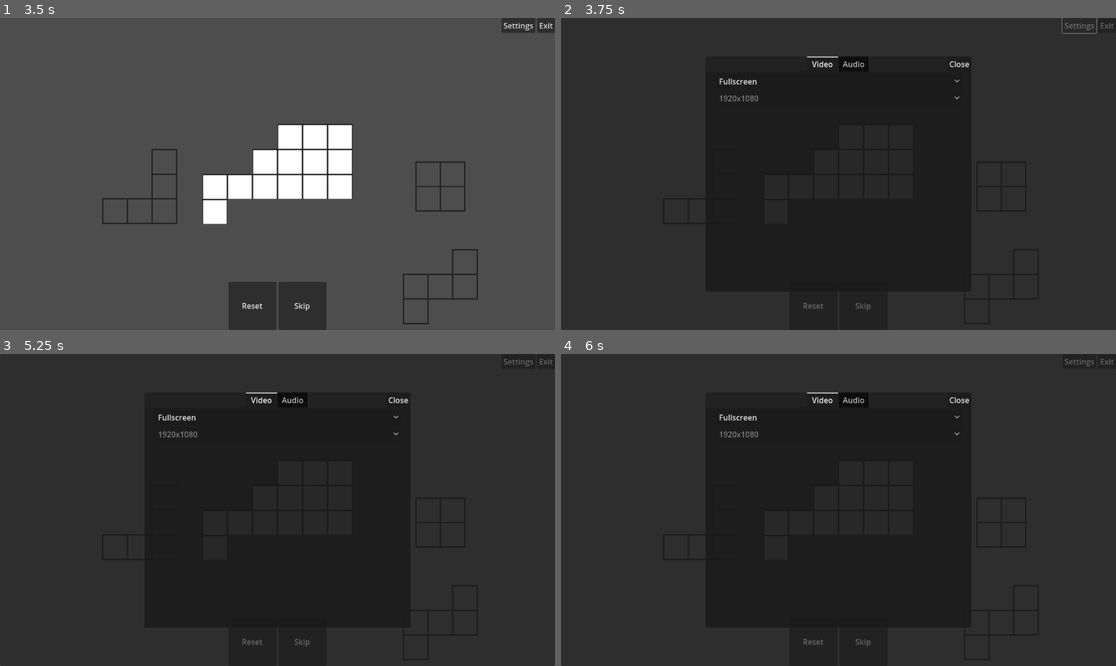
Above: before the commit, frames 1-4 (two rows, left to right).
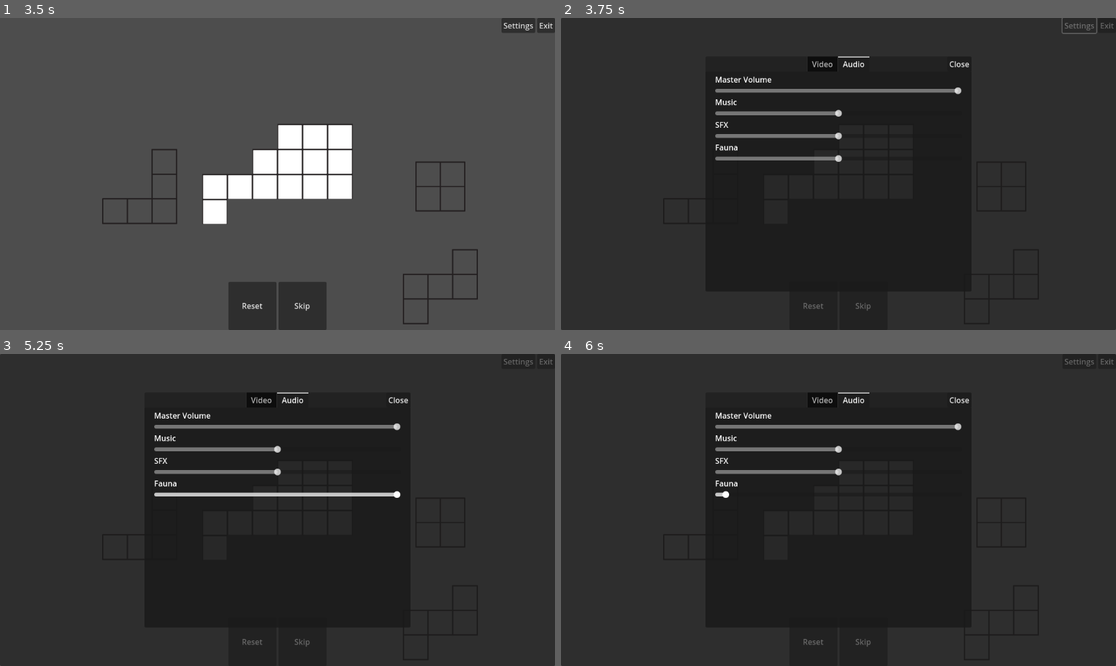
Above: after the commit, the same moments.

Repository: Saplings-Projects/Birthday-2024
Game: Godot game, scene res://MainScenes/main_menu.tscn
Same seed, same stepped clock (60 frames per second), same inputs: the game is played once before the commit and once after it.
Inputs (mouse positions are in pixels of both pictures, inside the frame that each line leads up to):
- Up to frame 1 (3.5 s): click "Play" at 0.5 s; click "Skip" at 1.25 s; click "Skip" at 2 s; click "Skip" at 2.75 s
- Up to frame 2 (3.75 s): click "Settings" at 3.5 s
- Up to frame 3 (5.25 s): click "Reset" at 4.25 s; move the mouse to (399, 494) at 5.02 s; press the mouse at (399, 494) at 5.03 s
- Up to frame 4 (6 s): tap Enter at 5.75 s; move the mouse to (727, 525) at 5.77 s; release the mouse at (727, 525) at 5.78 s; tap A (RotateAnticlockwise) at 5.85 s

Frame 1 is identical in both runs. In frame 2, 2.0% of the frame differs, in the area x 27-73%, y 12-47%; in frame 3, 2.3%; in frame 4, 1.8%.

Commit message:
Changed names of nodes in SettingsWindow resource scene to be more descriptive

Diff:
--- a/Birthday-2024-Project/ScenePrefabs/SettingsWindow.tscn
+++ b/Birthday-2024-Project/ScenePrefabs/SettingsWindow.tscn
@@ -35,10 +35,10 @@
 theme_override_constants/margin_right = 300
 theme_override_constants/margin_bottom = 80
 
-[node name="Panel" type="Panel" parent="MarginContainer"]
-layout_mode = 2
-
-[node name="TabContainer" type="TabContainer" parent="MarginContainer/Panel"]
+[node name="Window" type="Panel" parent="MarginContainer"]
+layout_mode = 2
+
+[node name="TabContainer" type="TabContainer" parent="MarginContainer/Window"]
 layout_mode = 1
 anchors_preset = 15
 anchor_right = 1.0
@@ -46,13 +46,15 @@
 grow_horizontal = 2
 grow_vertical = 2
 tab_alignment = 1
-
-[node name="Video" type="TabBar" parent="MarginContainer/Panel/TabContainer" node_paths=PackedStringArray("resolution_options")]
+current_tab = 1
+
+[node name="Video" type="TabBar" parent="MarginContainer/Window/TabContainer" node_paths=PackedStringArray("resolution_options")]
+visible = false
 layout_mode = 2
 script = ExtResource("2_y1ii8")
-resolution_options = NodePath("MarginContainer/VBoxContainer/ResolutionOptions")
-
-[node name="MarginContainer" type="MarginContainer" parent="MarginContainer/Panel/TabContainer/Video"]
+resolution_options = NodePath("MarginContainer/Settings Container/ResolutionOptions")
+
+[node name="MarginContainer" type="MarginContainer" parent="MarginContainer/Window/TabContainer/Video"]
 layout_mode = 1
 anchors_preset = 15
 anchor_right = 1.0
@@ -64,10 +66,10 @@
 theme_override_constants/margin_right = 20
 theme_override_constants/margin_bottom = 5
 
-[node name="VBoxContainer" type="VBoxContainer" parent="MarginContainer/Panel/TabContainer/Video/MarginContainer"]
-layout_mode = 2
-
-[node name="ScreenOptions" type="OptionButton" parent="MarginContainer/Panel/TabContainer/Video/MarginContainer/VBoxContainer"]
+[node name="Settings Container" type="VBoxContainer" parent="MarginContainer/Window/TabContainer/Video/MarginContainer"]
+layout_mode = 2
+
+[node name="ScreenOptions" type="OptionButton" parent="MarginContainer/Window/TabContainer/Video/MarginContainer/Settings Container"]
 layout_mode = 2
 item_count = 3
 selected = 0
@@ -78,7 +80,7 @@
 popup/item_2/text = "Windowed Borderless"
 popup/item_2/id = 2
 
-[node name="ResolutionOptions" type="OptionButton" parent="MarginContainer/Panel/TabContainer/Video/MarginContainer/VBoxContainer"]
+[node name="ResolutionOptions" type="OptionButton" parent="MarginContainer/Window/TabContainer/Video/MarginContainer/Settings Container"]
 layout_mode = 2
 item_count = 3
 selected = 0
@@ -89,8 +91,7 @@
 popup/item_2/text = "1366×768"
 popup/item_2/id = 1
 
-[node name="Audio" type="TabBar" parent="MarginContainer/Panel/TabContainer" node_paths=PackedStringArray("music_sample_player", "sfx_sample_player", "fauna_sample_player")]
-visible = false
+[node name="Audio" type="TabBar" parent="MarginContainer/Window/TabContainer" node_paths=PackedStringArray("music_sample_player", "sfx_sample_player", "fauna_sample_player")]
 layout_mode = 2
 script = ExtResource("3_jxrfi")
 music_sample_player = NodePath("MusicSamplePlayer")
@@ -100,7 +101,7 @@
 fauna_samples = ExtResource("4_r7kmp")
 tone_sample = ExtResource("5_3jstt")
 
-[node name="MarginContainer" type="MarginContainer" parent="MarginContainer/Panel/TabContainer/Audio"]
+[node name="MarginContainer" type="MarginContainer" parent="MarginContainer/Window/TabContainer/Audio"]
 layout_mode = 1
 anchors_preset = 15
 anchor_right = 1.0
@@ -112,75 +113,75 @@
 theme_override_constants/margin_right = 20
 theme_override_constants/margin_bottom = 5
 
-[node name="VBoxContainer" type="VBoxContainer" parent="MarginContainer/Panel/TabContainer/Audio/MarginContainer"]
-layout_mode = 2
-
-[node name="VBoxContainer" type="VBoxContainer" parent="MarginContainer/Panel/TabContainer/Audio/MarginContainer/VBoxContainer"]
-layout_mode = 2
-
-[node name="Label" type="Label" parent="MarginContainer/Panel/TabContainer/Audio/MarginContainer/VBoxContainer/VBoxContainer"]
+[node name="Settings Container" type="VBoxContainer" parent="MarginContainer/Window/TabContainer/Audio/MarginContainer"]
+layout_mode = 2
+
+[node name="Master Container" type="VBoxContainer" parent="MarginContainer/Window/TabContainer/Audio/MarginContainer/Settings Container"]
+layout_mode = 2
+
+[node name="Label" type="Label" parent="MarginContainer/Window/TabContainer/Audio/MarginContainer/Settings Container/Master Container"]
 layout_mode = 2
 text = "Master Volume"
 
-[node name="Master Slider" type="HSlider" parent="MarginContainer/Panel/TabContainer/Audio/MarginContainer/VBoxContainer/VBoxContainer"]
+[node name="Master Slider" type="HSlider" parent="MarginContainer/Window/TabContainer/Audio/MarginContainer/Settings Container/Master Container"]
 layout_mode = 2
 min_value = 0.001
 max_value = 1.0
 step = 0.01
 value = 1.0
 
-[node name="VBoxContainer2" type="VBoxContainer" parent="MarginContainer/Panel/TabContainer/Audio/MarginContainer/VBoxContainer"]
-layout_mode = 2
-
-[node name="Label" type="Label" parent="MarginContainer/Panel/TabContainer/Audio/MarginContainer/VBoxContainer/VBoxContainer2"]
+[node name="Music Container" type="VBoxContainer" parent="MarginContainer/Window/TabContainer/Audio/MarginContainer/Settings Container"]
+layout_mode = 2
+
+[node name="Label" type="Label" parent="MarginContainer/Window/TabContainer/Audio/MarginContainer/Settings Container/Music Container"]
 layout_mode = 2
 text = "Music"
 
-[node name="Music Slider" type="HSlider" parent="MarginContainer/Panel/TabContainer/Audio/MarginContainer/VBoxContainer/VBoxContainer2"]
+[node name="Music Slider" type="HSlider" parent="MarginContainer/Window/TabContainer/Audio/MarginContainer/Settings Container/Music Container"]
 layout_mode = 2
 min_value = 0.001
 max_value = 1.0
 step = 0.01
 value = 0.501
 
-[node name="VBoxContainer3" type="VBoxContainer" parent="MarginContainer/Panel/TabContainer/Audio/MarginContainer/VBoxContainer"]
-layout_mode = 2
-
-[node name="Label" type="Label" parent="MarginContainer/Panel/TabContainer/Audio/MarginContainer/VBoxContainer/VBoxContainer3"]
+[node name="SFX Container" type="VBoxContainer" parent="MarginContainer/Window/TabContainer/Audio/MarginContainer/Settings Container"]
+layout_mode = 2
+
+[node name="Label" type="Label" parent="MarginContainer/Window/TabContainer/Audio/MarginContainer/Settings Container/SFX Container"]
 layout_mode = 2
 text = "SFX"
 
-[node name="SFX Slider" type="HSlider" parent="MarginContainer/Panel/TabContainer/Audio/MarginContainer/VBoxContainer/VBoxContainer3"]
+[node name="SFX Slider" type="HSlider" parent="MarginContainer/Window/TabContainer/Audio/MarginContainer/Settings Container/SFX Container"]
 layout_mode = 2
 min_value = 0.001
 max_value = 1.0
 step = 0.01
 value = 0.501
 
-[node name="VBoxContainer4" type="VBoxContainer" parent="MarginContainer/Panel/TabContainer/Audio/MarginContainer/VBoxContainer"]
-layout_mode = 2
-
-[node name="Label" type="Label" parent="MarginContainer/Panel/TabContainer/Audio/MarginContainer/VBoxContainer/VBoxContainer4"]
+[node name="Fauna Container" type="VBoxContainer" parent="MarginContainer/Window/TabContainer/Audio/MarginContainer/Settings Container"]
+layout_mode = 2
+
+[node name="Label" type="Label" parent="MarginContainer/Window/TabContainer/Audio/MarginContainer/Settings Container/Fauna Container"]
 layout_mode = 2
 text = "Fauna"
 
-[node name="Fauna Slider" type="HSlider" parent="MarginContainer/Panel/TabContainer/Audio/MarginContainer/VBoxContainer/VBoxContainer4"]
+[node name="Fauna Slider" type="HSlider" parent="MarginContainer/Window/TabContainer/Audio/MarginContainer/Settings Container/Fauna Container"]
 layout_mode = 2
 min_value = 0.001
 max_value = 1.0
 step = 0.01
 value = 0.501
 
-[node name="MusicSamplePlayer" type="AudioStreamPlayer2D" parent="MarginContainer/Panel/TabContainer/Audio"]
+[node name="MusicSamplePlayer" type="AudioStreamPlayer2D" parent="MarginContainer/Window/TabContainer/Audio"]
 bus = &"Music"
 
-[node name="SfxSamplePlayer" type="AudioStreamPlayer2D" parent="MarginContainer/Panel/TabContainer/Audio"]
+[node name="SfxSamplePlayer" type="AudioStreamPlayer2D" parent="MarginContainer/Window/TabContainer/Audio"]
 bus = &"SFX"
 
-[node name="FaunaSamplePlayer" type="AudioStreamPlayer2D" parent="MarginContainer/Panel/TabContainer/Audio"]
+[node name="FaunaSamplePlayer" type="AudioStreamPlayer2D" parent="MarginContainer/Window/TabContainer/Audio"]
 bus = &"Fauna"
 
-[node name="Close Button" type="Button" parent="MarginContainer/Panel"]
+[node name="Close Button" type="Button" parent="MarginContainer/Window"]
 layout_mode = 1
 anchors_preset = 1
 anchor_left = 1.0
@@ -190,10 +191,10 @@
 grow_horizontal = 0
 text = "Close"
 
-[connection signal="item_selected" from="MarginContainer/Panel/TabContainer/Video/MarginContainer/VBoxContainer/ScreenOptions" to="MarginContainer/Panel/TabContainer/Video" method="on_screen_selected"]
-[connection signal="item_selected" from="MarginContainer/Panel/TabContainer/Video/MarginContainer/VBoxContainer/ResolutionOptions" to="MarginContainer/Panel/TabContainer/Video" method="on_resolution_selected"]
-[connection signal="value_changed" from="MarginContainer/Panel/TabContainer/Audio/MarginContainer/VBoxContainer/VBoxContainer/Master Slider" to="MarginContainer/Panel/TabContainer/Audio" method="on_master_slider_value_changed"]
-[connection signal="value_changed" from="MarginContainer/Panel/TabContainer/Audio/MarginContainer/VBoxContainer/VBoxContainer2/Music Slider" to="MarginContainer/Panel/TabContainer/Audio" method="on_music_slider_value_changed"]
-[connection signal="value_changed" from="MarginContainer/Panel/TabContainer/Audio/MarginContainer/VBoxContainer/VBoxContainer3/SFX Slider" to="MarginContainer/Panel/TabContainer/Audio" method="on_sfx_slider_value_changed"]
-[connection signal="value_changed" from="MarginContainer/Panel/TabContainer/Audio/MarginContainer/VBoxContainer/VBoxContainer4/Fauna Slider" to="MarginContainer/Panel/TabContainer/Audio" method="on_fauna_slider_value_changed"]
-[connection signal="button_up" from="MarginContainer/Panel/Close Button" to="." method="on_close_clicked"]
+[connection signal="item_selected" from="MarginContainer/Window/TabContainer/Video/MarginContainer/Settings Container/ScreenOptions" to="MarginContainer/Window/TabContainer/Video" method="on_screen_selected"]
+[connection signal="item_selected" from="MarginContainer/Window/TabContainer/Video/MarginContainer/Settings Container/ResolutionOptions" to="MarginContainer/Window/TabContainer/Video" method="on_resolution_selected"]
+[connection signal="value_changed" from="MarginContainer/Window/TabContainer/Audio/MarginContainer/Settings Container/Master Container/Master Slider" to="MarginContainer/Window/TabContainer/Audio" method="on_master_slider_value_changed"]
+[connection signal="value_changed" from="MarginContainer/Window/TabContainer/Audio/MarginContainer/Settings Container/Music Container/Music Slider" to="MarginContainer/Window/TabContainer/Audio" method="on_music_slider_value_changed"]
+[connection signal="value_changed" from="MarginContainer/Window/TabContainer/Audio/MarginContainer/Settings Container/SFX Container/SFX Slider" to="MarginContainer/Window/TabContainer/Audio" method="on_sfx_slider_value_changed"]
+[connection signal="value_changed" from="MarginContainer/Window/TabContainer/Audio/MarginContainer/Settings Container/Fauna Container/Fauna Slider" to="MarginContainer/Window/TabContainer/Audio" method="on_fauna_slider_value_changed"]
+[connection signal="button_up" from="MarginContainer/Window/Close Button" to="." method="on_close_clicked"]
